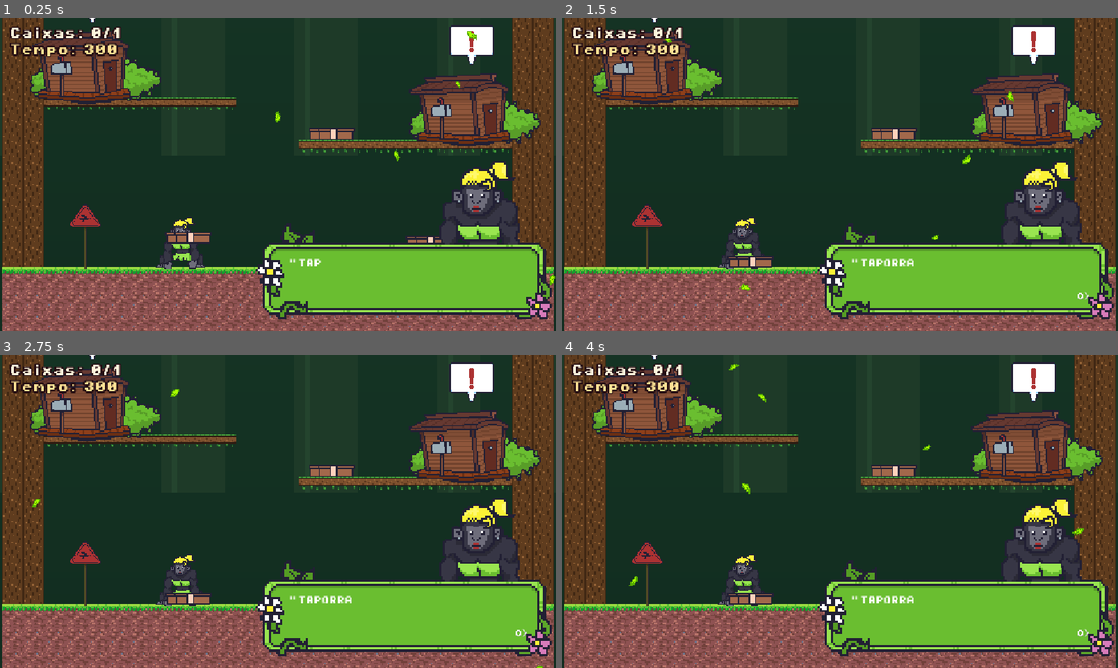
Above: before the commit, frames 1-4 (two rows, left to right).
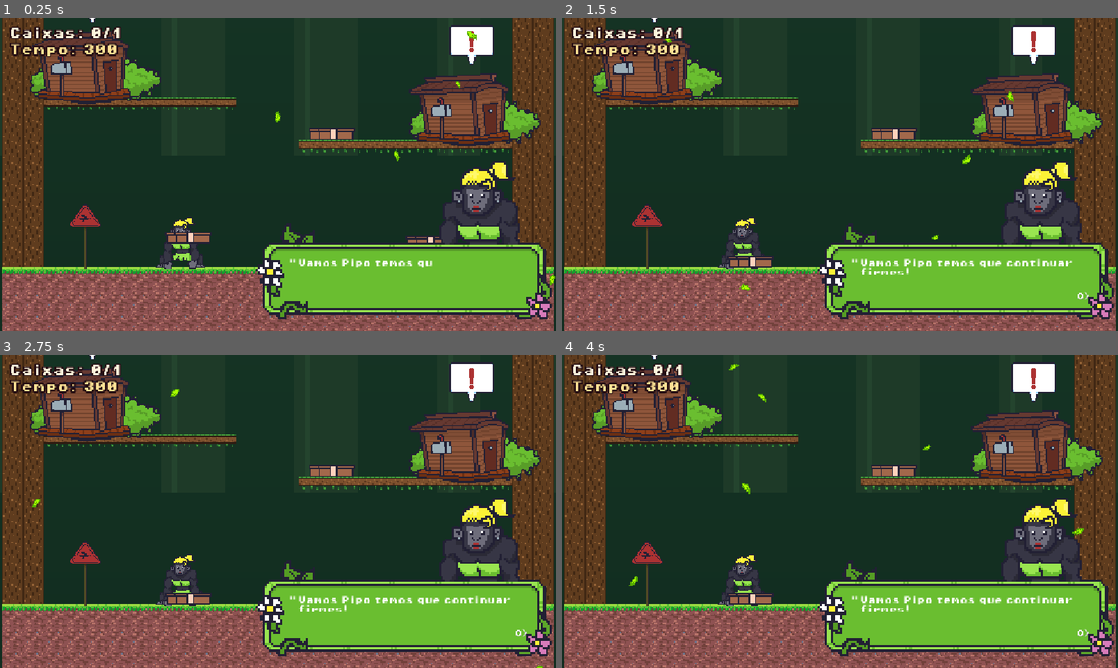
Above: after the commit, the same moments.

Repository: libreaires/hermanitosCarteiros
Game: Godot game, scene res://Cenas/fase2.tscn
The game is run twice, just before and just after one commit, with the same random seed, the same clock (stepped at 60 frames per second) and the same inputs. This scene is started directly instead of the project's main scene. The engine's default icon, where the game draws it, is replaced by a stand-in: a white triangle on a blue panel in a dark square.
Inputs:
- Up to frame 1 (0.25 s): no input
- Up to frame 2 (1.5 s): no input
- Up to frame 3 (2.75 s): no input
- Up to frame 4 (4 s): no input

The runs differ from the first frame. In frame 1, 0.3% of the frame differs, in the area x 53-78%, y 76-80%; in frame 2, 0.6%, in the area x 53-92%, y 76-82%; in frame 3, 0.6%; in frame 4, 0.6%.

Commit message:
libreaires: "tela derrota"

Diff:
--- a/Cenas/derrota.tscn
+++ b/Cenas/derrota.tscn
@@ -13,7 +13,6 @@
 [ext_resource type="StyleBox" uid="uid://dxfce4bjiik0l" path="res://Assets/Botao/button_hover_red.tres" id="10_8xdbm"]
 
 [node name="TelaFinal" type="Control" unique_id=349717936 node_paths=PackedStringArray("subText")]
-visible = false
 layout_mode = 3
 anchors_preset = 15
 anchor_right = 1.0
@@ -24,7 +23,7 @@
 subText = NodePath("Caixa/Subtitulo")
 
 [node name="Sprite2D" type="Sprite2D" parent="." unique_id=228423942]
-modulate = Color(1, 1, 1, 0.22745098)
+modulate = Color(1, 1, 1, 0.69803923)
 position = Vector2(0, 51)
 texture = ExtResource("7_l3bg0")
 
@@ -45,6 +44,8 @@
 
 [node name="Titulo" type="Label" parent="Caixa" unique_id=805157417]
 layout_mode = 2
+theme_override_colors/font_outline_color = Color(0, 0, 0, 1)
+theme_override_constants/outline_size = 2
 theme_override_fonts/font = ExtResource("2_ubyka")
 theme_override_font_sizes/font_size = 24
 text = "VOCÊ PERDEU!"
@@ -52,6 +53,7 @@
 
 [node name="Subtitulo" type="Label" parent="Caixa" unique_id=38167392]
 layout_mode = 2
+theme_override_constants/outline_size = 2
 theme_override_fonts/font = ExtResource("3_mqopb")
 theme_override_font_sizes/font_size = 8
 text = "As encomendas não
--- a/Cenas/fase2.gd
+++ b/Cenas/fase2.gd
@@ -3,10 +3,7 @@
 
 # Called when the node enters the scene tree for the first time.
 func _ready() -> void:
-	dialogue.create_new_dialogue("TAPORRA", '"', 0.5, 24)
-	dialogue.create_new_dialogue("EU TO COM PREGUIÇA JA VEI", '"', 1, 24)
-	dialogue.create_new_dialogue("pão de queijo com requeijao", '"', 0.5, 24)
-	dialogue.create_new_dialogue("meus tung tungs!", '"', 1, 24)
+	dialogue.create_new_dialogue("Vamos Pipo temos que continuar firmes!", '"', 0.5, 24)
 
 
 
--- a/Cenas/fase2.tscn
+++ b/Cenas/fase2.tscn
@@ -121,8 +121,8 @@
 [node name="Folhas" parent="Camera2D" unique_id=782141134 instance=ExtResource("3_2xlgh")]
 position = Vector2(106, -202)
 
-[node name="TelaFinal" parent="Camera2D" unique_id=349717936 instance=ExtResource("4_lq4xa")]
-visible = false
+[node name="TelaFinal" parent="Camera2D" unique_id=349717936 node_paths=PackedStringArray("ui") instance=ExtResource("4_lq4xa")]
+ui = NodePath("../../Text_box")
 
 [node name="Text_box" parent="." unique_id=1930448313 instance=ExtResource("14_lq4xa")]
 
